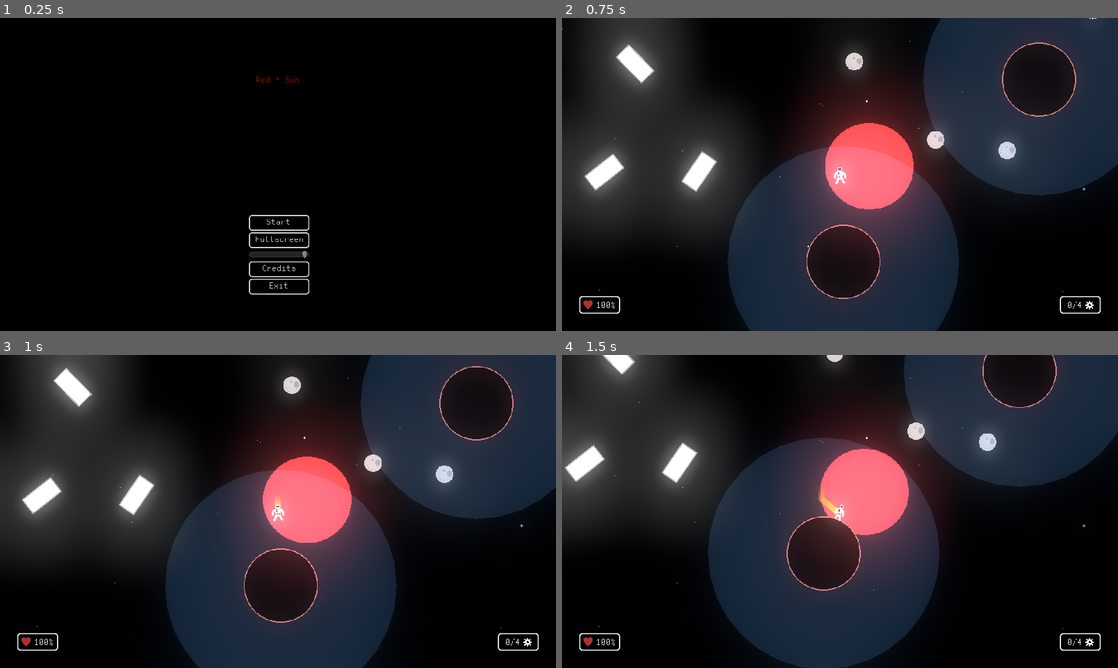
Above: before the commit, frames 1-4 (two rows, left to right).
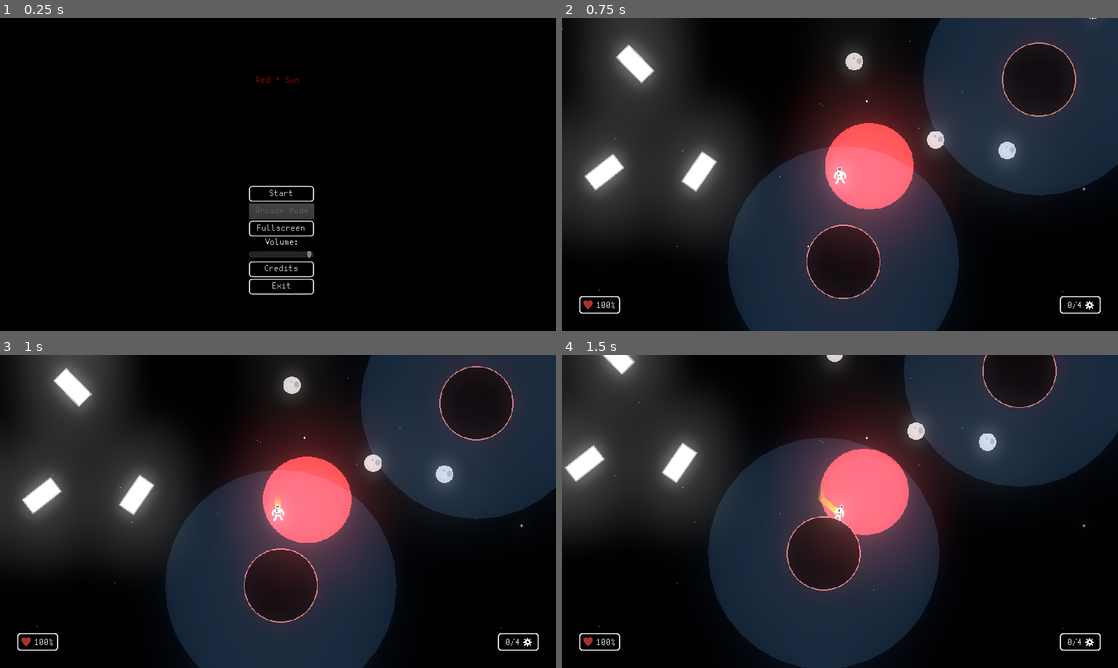
Above: after the commit, the same moments.

Repository: CorvatoCafeto/AsteroidKaiju
Game: Godot game, scene res://interface/TitleSreen.tscn
The game is run twice, just before and just after one commit, with the same random seed, the same clock (stepped at 60 frames per second) and the same inputs. Before the commit the project starts from res://scenes/TitleSreen.tscn.
Inputs:
- Up to frame 1 (0.25 s): no input
- Up to frame 2 (0.75 s): click "Start" at 0.5 s
- Up to frame 3 (1 s): no input
- Up to frame 4 (1.5 s): hold Right (ui_right) from 1.28 s (still down)

The runs differ from the first frame. In frame 1, 1.3% of the frame differs, in the area x 44-57%, y 53-89%; in frame 2, nothing differs; in frame 3, nothing differs; in frame 4, nothing differs.

Commit message:
Minor tweaks.

Diff:
--- a/effects/Trail.tscn
+++ b/effects/Trail.tscn
@@ -1,6 +1,7 @@
 [gd_scene load_steps=3 format=2]
 
-[ext_resource path="res://scenes/JumpTrail.gd" type="Script" id=1]
+[ext_resource path="res://effects/JumpTrail.gd" type="Script" id=1]
+
 
 [sub_resource type="Gradient" id=4]
 colors = PoolColorArray( 1, 0.7251, 0, 0, 1, 0.679688, 0, 1 )
--- a/scenes/TitleSreen.tscn
+++ b/interface/TitleSreen.tscn
@@ -1,8 +1,8 @@
 [gd_scene load_steps=5 format=2]
 
 [ext_resource path="res://themes/Retro.tres" type="Theme" id=1]
-[ext_resource path="res://scenes/TitleScreen.gd" type="Script" id=2]
-[ext_resource path="res://scenes/VolumeSlider.gd" type="Script" id=3]
+[ext_resource path="res://interface/TitleScreen.gd" type="Script" id=2]
+[ext_resource path="res://interface/VolumeSlider.gd" type="Script" id=3]
 [ext_resource path="res://music/TitleScreen.wav" type="AudioStream" id=4]
 
 [node name="TitleScreen" type="Control"]
@@ -35,38 +35,53 @@
 anchor_right = 0.5
 anchor_bottom = 1.0
 margin_left = -50.0
-margin_top = -200.0
-margin_right = 50.0
+margin_top = -250.0
+margin_right = 58.0
+margin_bottom = -50.0
 
 [node name="StartButton" type="Button" parent="VBoxContainer"]
-margin_right = 100.0
+margin_right = 108.0
 margin_bottom = 26.0
 text = "Start"
 
+[node name="ArcadeButton" type="Button" parent="VBoxContainer"]
+margin_top = 30.0
+margin_right = 108.0
+margin_bottom = 56.0
+disabled = true
+text = "Arcade Mode"
+
 [node name="FullscreenButton" type="Button" parent="VBoxContainer"]
-margin_top = 30.0
-margin_right = 100.0
-margin_bottom = 56.0
+margin_top = 60.0
+margin_right = 108.0
+margin_bottom = 86.0
 text = "Fullscreen"
 
+[node name="VolumeLabel" type="Label" parent="VBoxContainer"]
+margin_top = 90.0
+margin_right = 108.0
+margin_bottom = 106.0
+text = "Volume:"
+align = 1
+
 [node name="VolumeSlider" type="HSlider" parent="VBoxContainer"]
-margin_top = 60.0
-margin_right = 100.0
-margin_bottom = 76.0
+margin_top = 110.0
+margin_right = 108.0
+margin_bottom = 126.0
 max_value = 1.0
 value = 1.0
 script = ExtResource( 3 )
 
 [node name="CreditsButton" type="Button" parent="VBoxContainer"]
-margin_top = 80.0
-margin_right = 100.0
-margin_bottom = 106.0
+margin_top = 130.0
+margin_right = 108.0
+margin_bottom = 156.0
 text = "Credits"
 
 [node name="ExitButton" type="Button" parent="VBoxContainer"]
-margin_top = 110.0
-margin_right = 100.0
-margin_bottom = 136.0
+margin_top = 160.0
+margin_right = 108.0
+margin_bottom = 186.0
 text = "Exit"
 
 [node name="AudioStreamPlayer" type="AudioStreamPlayer" parent="."]
--- /dev/null
+++ b/interface/UserInterface.tscn
@@ -0,0 +1,54 @@
+[gd_scene load_steps=5 format=2]
+
+[ext_resource path="res://interface/UserInterface.gd" type="Script" id=1]
+[ext_resource path="res://themes/Retro.tres" type="Theme" id=2]
+[ext_resource path="res://textures/heart.png" type="Texture" id=3]
+[ext_resource path="res://textures/gear.png" type="Texture" id=4]
+
+[node name="UserInterface" type="CanvasLayer"]
+script = ExtResource( 1 )
+
+[node name="Control" type="Control" parent="."]
+margin_right = 40.0
+margin_bottom = 40.0
+theme = ExtResource( 2 )
+
+[node name="HealthPanel" type="Panel" parent="Control"]
+margin_left = 30.0
+margin_top = 480.0
+margin_right = 100.0
+margin_bottom = 510.0
+__meta__ = {
+"_edit_group_": true
+}
+
+[node name="Percentage" type="Label" parent="Control/HealthPanel"]
+margin_left = 28.9279
+margin_top = 8.00003
+margin_right = 60.9279
+margin_bottom = 24.0
+text = "100%"
+
+[node name="HeartTexture" type="Sprite" parent="Control/HealthPanel"]
+position = Vector2( 15.1931, 14.8601 )
+texture = ExtResource( 3 )
+
+[node name="GearsPanel" type="Panel" parent="Control"]
+margin_left = 860.0
+margin_top = 480.0
+margin_right = 930.0
+margin_bottom = 510.0
+__meta__ = {
+"_edit_group_": true
+}
+
+[node name="Quantity" type="Label" parent="Control/GearsPanel"]
+margin_left = 12.5172
+margin_top = 8.12213
+margin_right = 36.5172
+margin_bottom = 24.1221
+text = "0/4"
+
+[node name="GearTexture" type="Sprite" parent="Control/GearsPanel"]
+position = Vector2( 51.1199, 15.3998 )
+texture = ExtResource( 4 )
--- a/project.godot
+++ b/project.godot
@@ -27,7 +27,7 @@
 [application]
 
 config/name="Red Sun"
-run/main_scene="res://scenes/TitleSreen.tscn"
+run/main_scene="res://interface/TitleSreen.tscn"
 boot_splash/image="res://textures/black.png"
 boot_splash/bg_color=Color( 0.0980392, 0.0666667, 0.137255, 1 )
 config/icon="res://icon.png"
@@ -50,4 +50,4 @@
 
 [rendering]
 
-environment/default_environment="res://default_env.tres"
+environment/default_environment="res://resources/default_env.tres"
--- a/scenes/AnotherSpace.tscn
+++ b/scenes/AnotherSpace.tscn
@@ -1,18 +1,14 @@
-[gd_scene load_steps=15 format=2]
+[gd_scene load_steps=11 format=2]
 
 [ext_resource path="res://scenes/Astronaut.tscn" type="PackedScene" id=1]
-[ext_resource path="res://textures/black_sky.png" type="Texture" id=2]
-[ext_resource path="res://textures/red_sun.png" type="Texture" id=3]
-[ext_resource path="res://scenes/UserInterface.gd" type="Script" id=4]
-[ext_resource path="res://themes/Retro.tres" type="Theme" id=5]
-[ext_resource path="res://textures/heart.png" type="Texture" id=6]
-[ext_resource path="res://textures/gear.png" type="Texture" id=7]
-[ext_resource path="res://music/GameLoop.wav" type="AudioStream" id=8]
-[ext_resource path="res://objects/Gear.tscn" type="PackedScene" id=9]
-[ext_resource path="res://objects/Debris.tscn" type="PackedScene" id=10]
-[ext_resource path="res://objects/StaticPlatform.tscn" type="PackedScene" id=11]
-[ext_resource path="res://objects/Planetoid.tscn" type="PackedScene" id=12]
-[ext_resource path="res://textures/spaceship.png" type="Texture" id=13]
+[ext_resource path="res://scenes/Background.tscn" type="PackedScene" id=2]
+[ext_resource path="res://interface/UserInterface.tscn" type="PackedScene" id=3]
+[ext_resource path="res://music/GameLoop.wav" type="AudioStream" id=4]
+[ext_resource path="res://objects/Gear.tscn" type="PackedScene" id=5]
+[ext_resource path="res://objects/Debris.tscn" type="PackedScene" id=6]
+[ext_resource path="res://objects/StaticPlatform.tscn" type="PackedScene" id=7]
+[ext_resource path="res://objects/Planetoid.tscn" type="PackedScene" id=8]
+[ext_resource path="res://textures/spaceship.png" type="Texture" id=9]
 
 [sub_resource type="Environment" id=1]
 background_mode = 4
@@ -28,138 +24,75 @@
 [node name="Astronaut" parent="." instance=ExtResource( 1 )]
 position = Vector2( -203.584, 51.8946 )
 
-[node name="Background" type="CanvasLayer" parent="."]
-editor/display_folded = true
+[node name="Background" parent="." instance=ExtResource( 2 )]
 
-[node name="ParallaxBackground" type="ParallaxBackground" parent="Background"]
-
-[node name="StarsLayer" type="ParallaxLayer" parent="Background/ParallaxBackground"]
-motion_scale = Vector2( 0.5, 0.5 )
-motion_mirroring = Vector2( 1, 1 )
-
-[node name="StarsTexture" type="TextureRect" parent="Background/ParallaxBackground/StarsLayer"]
-margin_right = 970.0
-margin_bottom = 550.0
-texture = ExtResource( 2 )
-
-[node name="SunLayer" type="ParallaxLayer" parent="Background/ParallaxBackground"]
-motion_scale = Vector2( 0.25, 0.25 )
-
-[node name="SunTexture" type="Sprite" parent="Background/ParallaxBackground/SunLayer"]
-texture = ExtResource( 3 )
-
-[node name="UserInterface" type="CanvasLayer" parent="."]
-script = ExtResource( 4 )
-
-[node name="Control" type="Control" parent="UserInterface"]
-margin_right = 40.0
-margin_bottom = 40.0
-theme = ExtResource( 5 )
-
-[node name="HealthPanel" type="Panel" parent="UserInterface/Control"]
-margin_left = 30.0
-margin_top = 480.0
-margin_right = 100.0
-margin_bottom = 510.0
-__meta__ = {
-"_edit_group_": true
-}
-
-[node name="Percentage" type="Label" parent="UserInterface/Control/HealthPanel"]
-margin_left = 28.9279
-margin_top = 8.00003
-margin_right = 60.9279
-margin_bottom = 24.0
-text = "100%"
-
-[node name="HeartTexture" type="Sprite" parent="UserInterface/Control/HealthPanel"]
-position = Vector2( 15.1931, 14.8601 )
-texture = ExtResource( 6 )
-
-[node name="GearsPanel" type="Panel" parent="UserInterface/Control"]
-margin_left = 860.0
-margin_top = 480.0
-margin_right = 930.0
-margin_bottom = 510.0
-__meta__ = {
-"_edit_group_": true
-}
-
-[node name="Quantity" type="Label" parent="UserInterface/Control/GearsPanel"]
-margin_left = 12.5172
-margin_top = 8.12213
-margin_right = 36.5172
-margin_bottom = 24.1221
-text = "0/4"
-
-[node name="GearTexture" type="Sprite" parent="UserInterface/Control/GearsPanel"]
-position = Vector2( 51.1199, 15.3998 )
-texture = ExtResource( 7 )
+[node name="UserInterface" parent="." instance=ExtResource( 3 )]
 
 [node name="AudioStreamPlayer" type="AudioStreamPlayer" parent="."]
-stream = ExtResource( 8 )
+stream = ExtResource( 4 )
 volume_db = -5.0
 autoplay = true
 
 [node name="Gears" type="Node" parent="."]
 editor/display_folded = true
 
-[node name="Gear" parent="Gears" instance=ExtResource( 9 )]
+[node name="Gear" parent="Gears" instance=ExtResource( 5 )]
 position = Vector2( -732.34, -230.489 )
 
-[node name="Gear2" parent="Gears" instance=ExtResource( 9 )]
+[node name="Gear2" parent="Gears" instance=ExtResource( 5 )]
 position = Vector2( 232.9, -217.547 )
 
 [node name="Debris" type="Node" parent="."]
 editor/display_folded = true
 
-[node name="Debris" parent="Debris" instance=ExtResource( 10 )]
+[node name="Debris" parent="Debris" instance=ExtResource( 6 )]
 position = Vector2( -178.454, -138.017 )
 
-[node name="Debris2" parent="Debris" instance=ExtResource( 10 )]
+[node name="Debris2" parent="Debris" instance=ExtResource( 6 )]
 position = Vector2( -38.1675, -3.2612 )
 
-[node name="Debris3" parent="Debris" instance=ExtResource( 10 )]
+[node name="Debris3" parent="Debris" instance=ExtResource( 6 )]
 position = Vector2( 85.2099, 15.4912 )
 
-[node name="Debris4" parent="Debris" instance=ExtResource( 10 )]
+[node name="Debris4" parent="Debris" instance=ExtResource( 6 )]
 position = Vector2( 65.3182, -261.514 )
 
-[node name="Debris5" parent="Debris" instance=ExtResource( 10 )]
+[node name="Debris5" parent="Debris" instance=ExtResource( 6 )]
 position = Vector2( -738.393, -81.2374 )
 
 [node name="StaticPlatorms" type="Node" parent="."]
 editor/display_folded = true
 
-[node name="StaticPlatform" parent="StaticPlatorms" instance=ExtResource( 11 )]
+[node name="StaticPlatform" parent="StaticPlatorms" instance=ExtResource( 7 )]
 position = Vector2( -446.62, 51.495 )
 rotation = 2.17485
 
-[node name="StaticPlatform2" parent="StaticPlatorms" instance=ExtResource( 11 )]
+[node name="StaticPlatform2" parent="StaticPlatorms" instance=ExtResource( 7 )]
 position = Vector2( -610.278, 52.5374 )
 rotation = 2.47728
 
-[node name="StaticPlatform3" parent="StaticPlatorms" instance=ExtResource( 11 )]
+[node name="StaticPlatform3" parent="StaticPlatorms" instance=ExtResource( 7 )]
 position = Vector2( -557.115, -134.054 )
 rotation = 3.93765
 
-[node name="StaticPlatform4" parent="StaticPlatorms" instance=ExtResource( 11 )]
+[node name="StaticPlatform4" parent="StaticPlatorms" instance=ExtResource( 7 )]
 position = Vector2( -716.604, -187.217 )
 rotation = 2.47728
 
 [node name="Planetoids" type="Node" parent="."]
+editor/display_folded = true
 
-[node name="Planetoid" parent="Planetoids" instance=ExtResource( 12 )]
+[node name="Planetoid" parent="Planetoids" instance=ExtResource( 8 )]
 position = Vector2( -197.554, 207.72 )
 
-[node name="Planetoid2" parent="Planetoids" instance=ExtResource( 12 )]
+[node name="Planetoid2" parent="Planetoids" instance=ExtResource( 8 )]
 position = Vector2( 140.256, -107.012 )
 
-[node name="Planetoid3" parent="Planetoids" instance=ExtResource( 12 )]
+[node name="Planetoid3" parent="Planetoids" instance=ExtResource( 8 )]
 position = Vector2( -213.501, 855.631 )
 
 [node name="Spaceship" type="Sprite" parent="."]
 position = Vector2( -319.95, 917.892 )
 rotation = -2.09428
 z_index = -1
-texture = ExtResource( 13 )
+texture = ExtResource( 9 )
--- a/scenes/Astronaut.tscn
+++ b/scenes/Astronaut.tscn
@@ -3,7 +3,7 @@
 [ext_resource path="res://scenes/Astronaut.gd" type="Script" id=1]
 [ext_resource path="res://textures/astronaut.png" type="Texture" id=2]
 [ext_resource path="res://textures/astronaut_jump.png" type="Texture" id=3]
-[ext_resource path="res://scenes/JumpTrail.gd" type="Script" id=4]
+[ext_resource path="res://effects/JumpTrail.gd" type="Script" id=4]
 [ext_resource path="res://sounds/hit.wav" type="AudioStream" id=5]
 
 [sub_resource type="CapsuleShape2D" id=1]
--- /dev/null
+++ b/scenes/Background.tscn
@@ -0,0 +1,24 @@
+[gd_scene load_steps=3 format=2]
+
+[ext_resource path="res://textures/black_sky.png" type="Texture" id=1]
+[ext_resource path="res://textures/red_sun.png" type="Texture" id=2]
+
+[node name="Background" type="CanvasLayer"]
+editor/display_folded = true
+
+[node name="ParallaxBackground" type="ParallaxBackground" parent="."]
+
+[node name="StarsLayer" type="ParallaxLayer" parent="ParallaxBackground"]
+motion_scale = Vector2( 0.5, 0.5 )
+motion_mirroring = Vector2( 1, 1 )
+
+[node name="StarsTexture" type="TextureRect" parent="ParallaxBackground/StarsLayer"]
+margin_right = 970.0
+margin_bottom = 550.0
+texture = ExtResource( 1 )
+
+[node name="SunLayer" type="ParallaxLayer" parent="ParallaxBackground"]
+motion_scale = Vector2( 0.25, 0.25 )
+
+[node name="SunTexture" type="Sprite" parent="ParallaxBackground/SunLayer"]
+texture = ExtResource( 2 )
--- a/scenes/GameWorld.tscn
+++ b/scenes/GameWorld.tscn
@@ -2,6 +2,9 @@
 
 [ext_resource path="res://objects/Asteroid.tscn" type="PackedScene" id=1]
 [ext_resource path="res://scenes/Kaiju.tscn" type="PackedScene" id=2]
+
+
+
 
 [node name="GameWorld" type="Node2D"]
 
--- a/scenes/Kaiju.tscn
+++ b/scenes/Kaiju.tscn
@@ -2,6 +2,9 @@
 
 [ext_resource path="res://scenes/Kaiju.gd" type="Script" id=1]
 [ext_resource path="res://textures/astronaut_rolling.png" type="Texture" id=2]
+
+
+
 
 [sub_resource type="CapsuleShape2D" id=1]
 radius = 9.14484
Renamed: scenes/JumpTrail.gd -> effects/JumpTrail.gd
Renamed: scenes/TitleScreen.gd -> interface/TitleScreen.gd
Renamed: scenes/UserInterface.gd -> interface/UserInterface.gd
Renamed: scenes/VolumeSlider.gd -> interface/VolumeSlider.gd
Renamed: default_env.tres -> resources/default_env.tres
